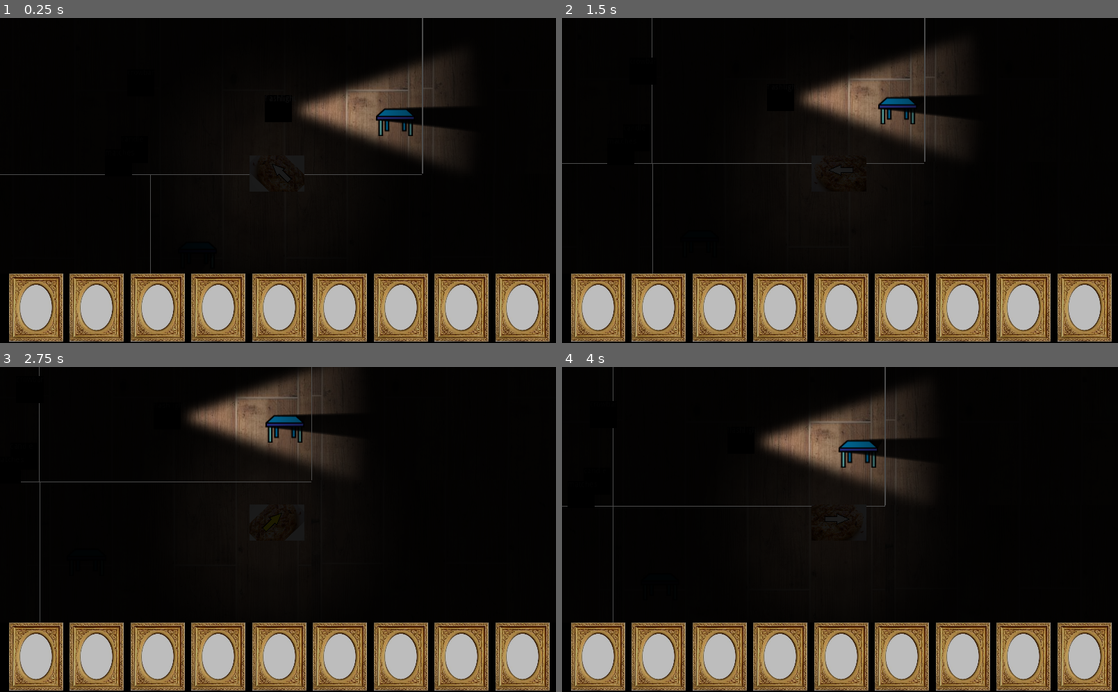
Above: before the commit, frames 1-4 (two rows, left to right).
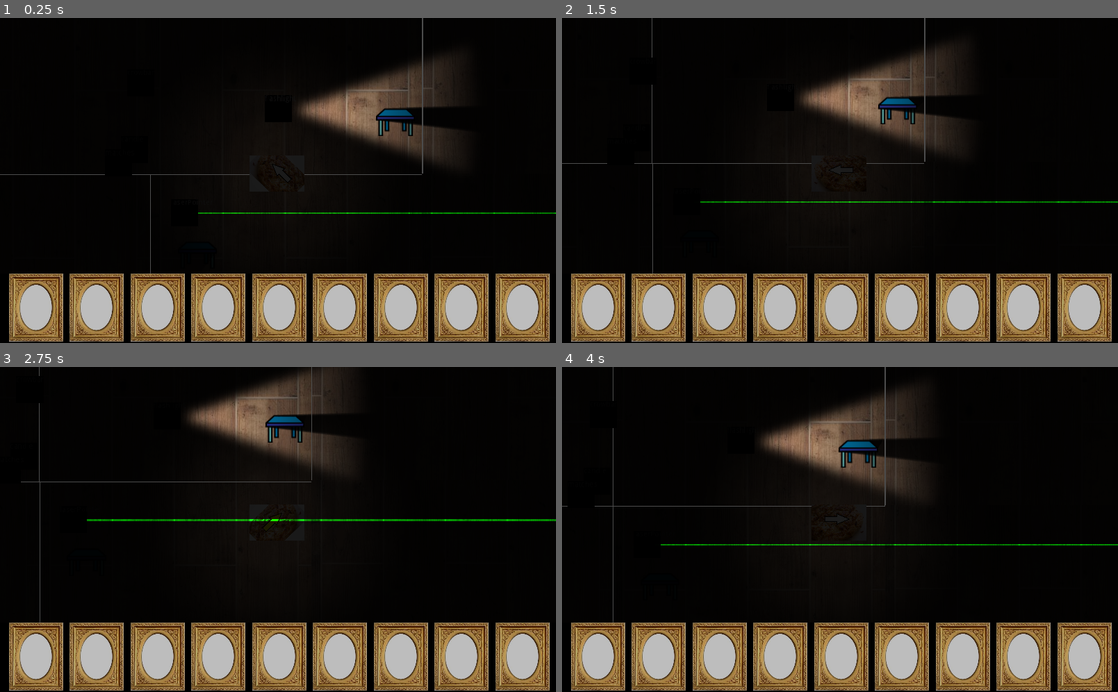
Above: after the commit, the same moments.

Repository: feyrkh/spook-encounters
Game: Godot game, scene res://scene/demo/flashlightLighting.tscn
The game is run twice, just before and just after one commit, with the same random seed, the same clock (stepped at 60 frames per second) and the same inputs. The project has no main scene, so this scene is started directly.
Inputs (mouse positions are in pixels of both pictures, inside the frame that each line leads up to):
- Up to frame 1 (0.25 s): no input
- Up to frame 2 (1.5 s): tap Enter at 0.5 s; move the mouse to (962, 164) at 0.52 s; hold D (p1_move_right) 0.53-1.28 s; tap Tab (cycle_selected_item) at 0.6 s; click (962, 164) at 0.67 s; move the mouse to (728, 196) at 1.27 s; hold S (p1_move_down) from 1.28 s (still down); tap X (drop_held_item) at 1.35 s
- Up to frame 3 (2.75 s): move the mouse to (333, 458) at 2.02 s; release S (p1_move_down) at 2.03 s; hold D (p1_move_right) from 2.03 s (still down); tap 0 (inv_select_0) at 2.1 s
- Up to frame 4 (4 s): move the mouse to (812, 594) at 2.77 s; release D (p1_move_right) at 2.78 s; hold W (p1_move_up) 2.78-3.53 s; tap 1 (inv_select_1) at 2.85 s; click (812, 594) at 2.92 s; move the mouse to (1006, 578) at 3.52 s; hold A (p1_move_left) from 3.53 s (still down); tap 2 (inv_select_2) at 3.6 s

The runs differ from the first frame. In frame 1, 0.3% of the frame differs, in the area x 35-100%, y 59-61%; in frame 2, 0.3%; in frame 3, 0.5%, in the area x 15-100%, y 46-48%; in frame 4, 0.4%.

Commit message:
Add laserpointer, start of dynamic item icons

Diff:
--- a/scene/demo/flashlightLighting.tscn
+++ b/scene/demo/flashlightLighting.tscn
@@ -1,21 +1,37 @@
-[gd_scene load_steps=10 format=2]
+[gd_scene load_steps=13 format=2]
 
 [ext_resource path="res://scene/player/player.tscn" type="PackedScene" id=1]
 [ext_resource path="res://scene/items/basicItem.tscn" type="PackedScene" id=2]
+[ext_resource path="res://img/itemImage/flashlight.jpg" type="Texture" id=3]
 [ext_resource path="res://scene/props/furniture/table.tscn" type="PackedScene" id=4]
 [ext_resource path="res://scene/props/furniture/light-lamp.png" type="Texture" id=5]
 [ext_resource path="res://scene/props/furniture/wood-floor.jpg" type="Texture" id=6]
-[ext_resource path="res://scene/props/furniture/light-flashlight.png" type="Texture" id=7]
+[ext_resource path="res://scene/items/light-flashlight.png" type="Texture" id=7]
+[ext_resource path="res://img/itemImage/flashlight-on.jpg" type="Texture" id=8]
+[ext_resource path="res://scene/items/light-laserpointer.png" type="Texture" id=9]
 
 [sub_resource type="GDScript" id=1]
 script/source = "extends BasicItem
 
+export(Texture) var itemSlotIconTextureEnabled
+export(Texture) var itemSlotIconTextureDisabled
+
+func _ready():
+	updateItemSlotIcon()
 
 func onUseItem():
 	$Light2D.visible = !$Light2D.visible
+	updateItemSlotIcon()
+
+func updateItemSlotIcon():
+	if $Light2D.visible:
+		# TODO: Create an event bus to communicate with the inventory to update its item icons, and change this to enabled
+		itemSlotIconTexture = itemSlotIconTextureDisabled
+	else:
+		itemSlotIconTexture = itemSlotIconTextureDisabled
 "
 
-[sub_resource type="GDScript" id=3]
+[sub_resource type="GDScript" id=2]
 script/source = "extends BasicItem
 
 onready var startingBrightness = $Light2D2.energy
@@ -99,6 +115,8 @@
 position = Vector2( 453.648, 162.551 )
 script = SubResource( 1 )
 itemSlotIconTexture = null
+itemSlotIconTextureEnabled = ExtResource( 8 )
+itemSlotIconTextureDisabled = ExtResource( 3 )
 
 [node name="Light2D" type="Light2D" parent="ItemLayer/flashlight"]
 position = Vector2( 25.0125, -22.1921 )
@@ -108,12 +126,27 @@
 shadow_filter = 5
 shadow_filter_smooth = 0.7
 
+[node name="laserPointer" parent="ItemLayer" instance=ExtResource( 2 )]
+position = Vector2( 280.648, 354.551 )
+script = SubResource( 1 )
+itemSlotIconTexture = null
+
+[node name="Light2D" type="Light2D" parent="ItemLayer/laserPointer"]
+position = Vector2( 1.01251, -24.1921 )
+texture = ExtResource( 9 )
+offset = Vector2( 600, 0 )
+texture_scale = 3.0
+color = Color( 0, 1, 0, 1 )
+shadow_enabled = true
+shadow_filter = 5
+shadow_filter_smooth = 0.7
+
 [node name="crowbar" parent="ItemLayer" instance=ExtResource( 2 )]
 position = Vector2( 200.291, 114.441 )
 
 [node name="candle" parent="ItemLayer" instance=ExtResource( 2 )]
 position = Vector2( 188.993, 237.524 )
-script = SubResource( 3 )
+script = SubResource( 2 )
 itemSlotIconTexture = null
 
 [node name="Light2D2" type="Light2D" parent="ItemLayer/candle"]
Not shown: 2 places in scene/demo/flashlightLighting.tscn that only renumber resources
Renamed: scene/props/furniture/light-flashlight.png -> scene/items/light-flashlight.png
Not shown, added: scene/items/light-flashlight.png.import
Binary file added: scene/items/light-laserpointer.png
Not shown, changed: scene/items/light-laserpointer.png.import
